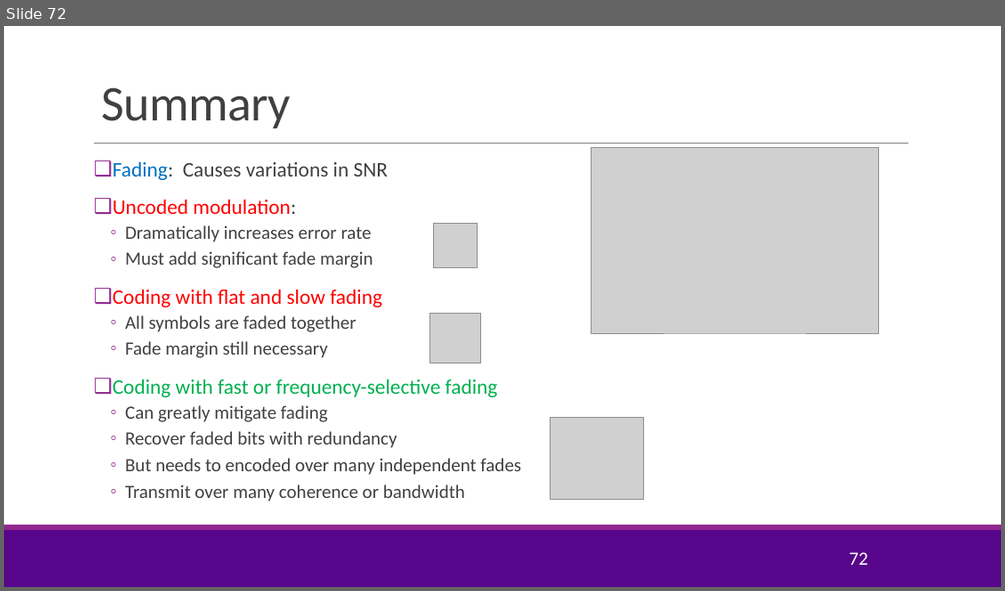
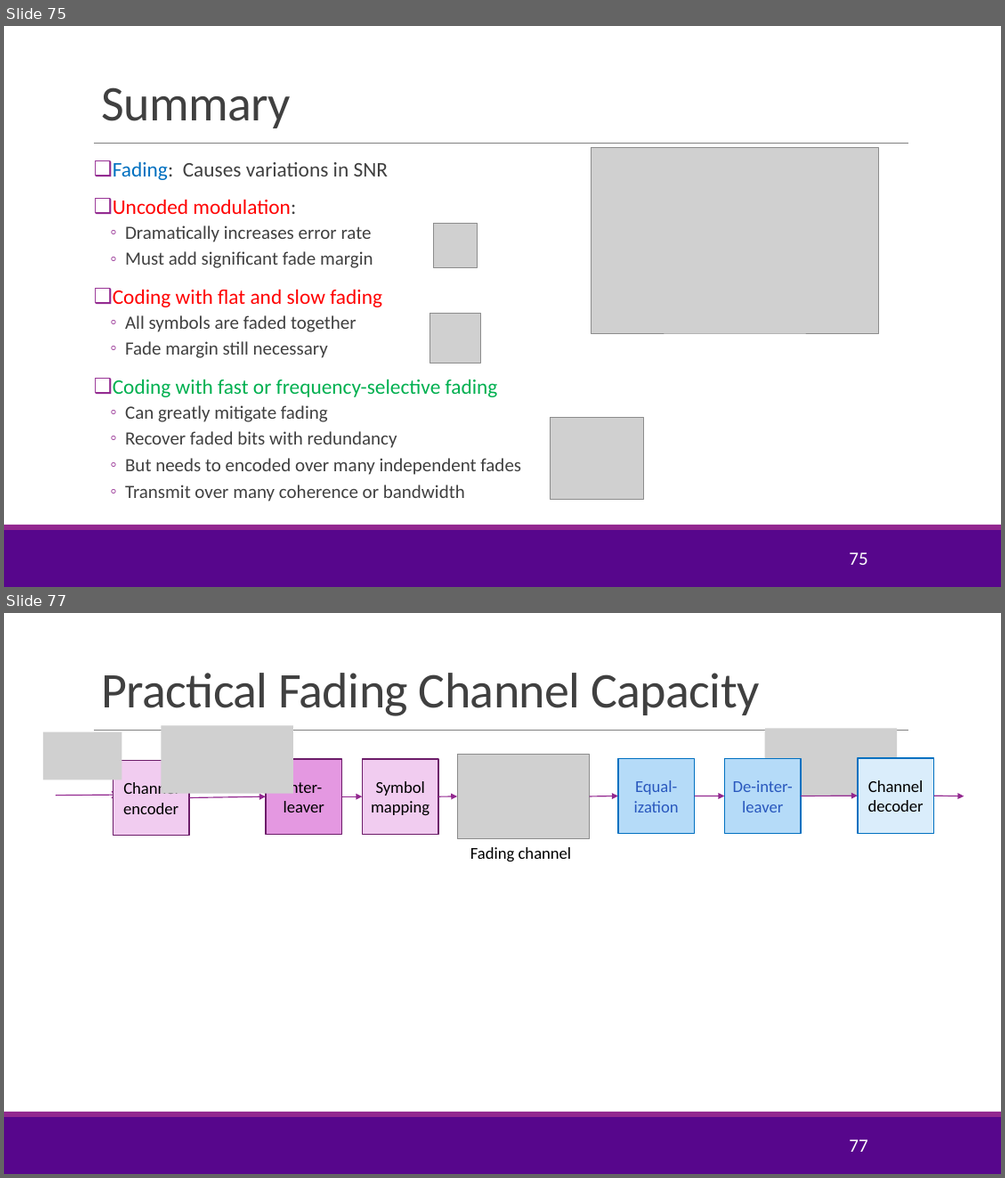
Before and after one commit to sdrangan/wirelesscomm, a slide deck: lectures/Unit04_Coding.pptx. Shown one above the other, each under a label of ours: slide 72 before the commit, slides 75 and 77 after it; the slides between them are not shown. The pictures are 1005x591 and 1005x1178 pixels, drawn with LibreOffice and Linux fonts; fonts in the diff are those of the drawing; grey boxes stand for pictures; background and template pictures are left out. Boxes give left, top, right and bottom in pixels: in the first picture for what was removed or moved away, otherwise in the second. Text is boxed around its words. In the diff, an @@ line names an element or a change of style, - is before the commit and + after.

Commit message:
Added BICM capacity to the lecture

```diff
--- a/lectures/Unit04_Coding.pptx
+++ b/lectures/Unit04_Coding.pptx
@@ slide 77 added at (4, 613, 1001, 1174), background #FFFFFF; not listed: 3 template elements that a slide beside it also shows @@
@@ title added at (101, 673, 759, 716), 48 pt, text #404040 @@
+Practical Fading Channel Capacity
@@ picture added at (43, 732, 121, 779) @@
@@ picture added at (161, 726, 293, 794) @@
@@ picture added at (765, 728, 898, 796) @@
@@ rectangle added at (113, 761, 189, 835), fill #F1CCF0, outline #6C1D6A 1.25 pt, 16 pt, text #000000 @@
+Channel encoder
@@ rectangle added at (266, 759, 342, 834), fill #E498E1, outline #6C1D6A 1.25 pt, 16 pt, text #000000 @@
+Inter-leaver
@@ rectangle added at (362, 759, 438, 834), fill #F1CCF0, outline #6C1D6A 1.25 pt, 16 pt, text #000000 @@
+Symbol mapping
@@ picture added at (457, 754, 590, 839) @@
@@ rectangle added at (618, 758, 695, 833), fill #B5DBF8, outline #0070C0 1.25 pt, 16 pt, text #2958BE @@
+Equal-ization
@@ rectangle added at (725, 758, 801, 833), fill #B5DBF8, outline #0070C0 1.25 pt, 16 pt, text #2958BE @@
+De-inter-leaver
@@ rectangle added at (858, 758, 933, 833), fill #DAEDFB, outline #0070C0 1.25 pt, 16 pt, text #000000 @@
+Channel decoder
@@ arrow added from (56, 795) to (119, 795), #92278F 1 pt @@
@@ arrow added from (189, 798) to (266, 796), #92278F 1 pt @@
@@ arrow added from (342, 796) to (362, 796), #92278F 1 pt @@
@@ arrow added from (438, 796) to (457, 796), #92278F 1 pt @@
@@ arrow added from (590, 796) to (618, 796), #92278F 1 pt @@
@@ arrow added from (695, 796) to (725, 796), #92278F 1 pt @@
@@ arrow added from (801, 796) to (858, 795), #92278F 1 pt @@
@@ arrow added from (934, 795) to (964, 796), #92278F 1 pt @@
@@ text added at (470, 847, 572, 862), 16 pt, text #000000 @@
+Fading channel
@@ page number added at (849, 1139, 867, 1151), 18 pt, text #FFFFFF @@
+77
@@ what was slide 72 is now slide 75 @@
@@ page number at (849, 552, 867, 564): text changed @@
-72
+75
```
Also in this commit, not shown: 8 slides changed, 10 other slides added, 3 slides removed, 3 other files.
